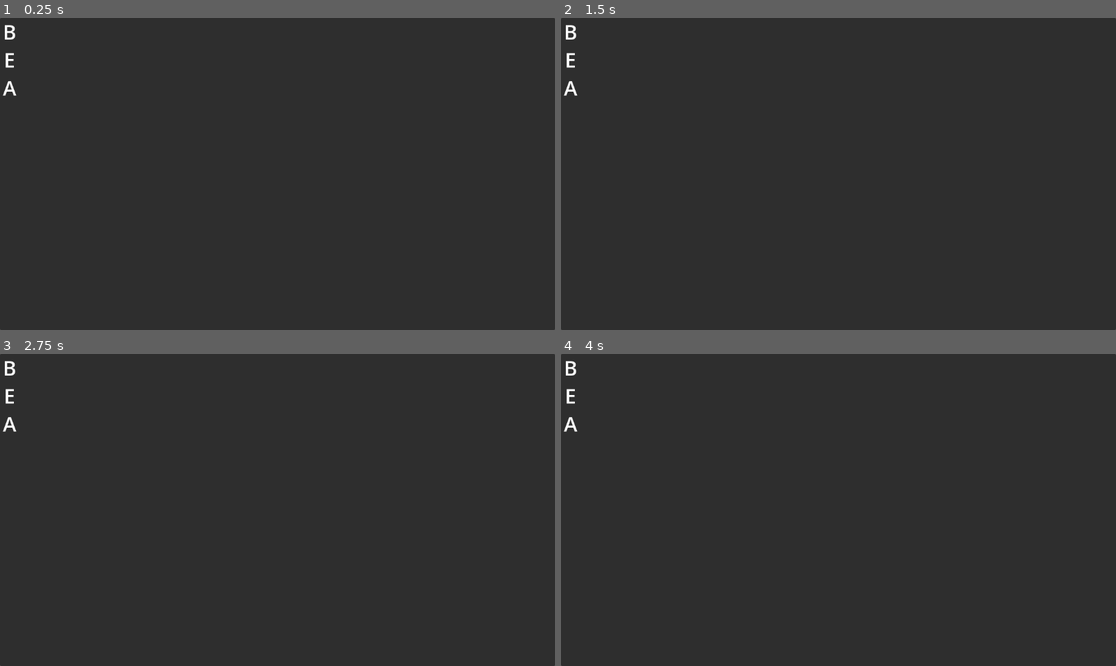
Above: before the commit, frames 1-4 (two rows, left to right).
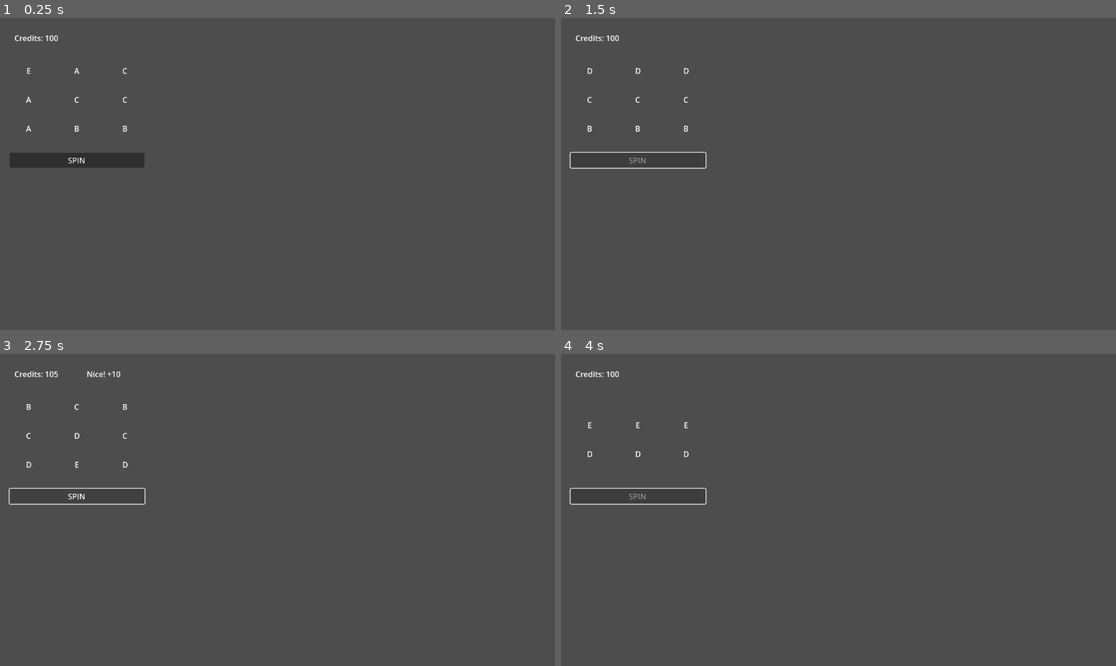
Above: after the commit, the same moments.

Repository: dimitrios-git/slotmachine
Game: Godot game, scene res://main.tscn
Two runs of this game, one before a commit and one after it. Both use one fixed random seed, a clock stepped at 60 frames per second and the inputs below. Before the commit the project starts from res://reel.tscn.
Inputs (mouse positions are in pixels of both pictures, inside the frame that each line leads up to):
- Up to frame 1 (0.25 s): no input
- Up to frame 2 (1.5 s): click (638, 161) at 0.5 s, where only the run after the commit has a clickable "SPIN"; click (638, 161) at 1.25 s, where only the run after the commit has a clickable "SPIN"
- Up to frame 3 (2.75 s): click (77, 497) at 2 s, where only the run after the commit has a clickable "SPIN"
- Up to frame 4 (4 s): tap Enter at 3.5 s

The runs differ from the first frame. In frame 1, 99% of the frame differs, in the area x 0-100%, y 0-100%; in frame 2, 99%; in frame 3, 99%; in frame 4, 99%.

Commit message:
feat: replace scrolling strip with professional infinite reel system
- Rebuilt Reel.tscn using 3-row reusable symbol architecture
- Implemented casino-grade infinite reel logic (Row0/Row1/Row2)
- Removed old long-strip scrolling code and snapping system
- Added continuous downward movement with recycling rows
- Added slowdown phase and precise center alignment
- Ensures no empty gaps, perfect stops, and clean animation
- Prepared structure for replacing letters with image symbols

This establishes a production-ready foundation for full slot machine behavior.

Diff:
--- a/project.godot
+++ b/project.godot
@@ -11,7 +11,7 @@
 [application]
 
 config/name="slotmachine"
-run/main_scene="uid://dr8ueyfu2v4ly"
+run/main_scene="uid://7u2ie6actdx5"
 config/features=PackedStringArray("4.5", "GL Compatibility")
 config/icon="res://icon.svg"
 
--- a/reel.gd
+++ b/reel.gd
@@ -1,45 +1,95 @@
 extends Control
 
-signal spin_finished(final_symbol: String)
+signal spin_finished(symbol: String)
 
-var symbols: Array[String] = ["A", "B", "C", "D", "E"]
+const SYMBOLS: Array[String] = ["A", "B", "C", "D", "E"]
+const ROW_HEIGHT: float = 60.0
+const SPIN_SPEED: float = 900.0   # px/sec
+const SLOWDOWN_DISTANCE: float = 240.0   # when to start slowing down
+const FINAL_STOP_OFFSET: float = 60.0    # how far we go after slowdown
+
+@onready var container: Control = $Container
+@onready var rows := [
+	$Container/Row0,
+	$Container/Row1,
+	$Container/Row2
+]
+
 var spinning := false
-
-@onready var rows: VBoxContainer = $Frame/Rows
+var target_symbol: String = ""
+var symbol_index := 0
 
 func _ready():
-	set_random_symbols()
+	randomize()
+	# assign random starting symbols
+	for r in rows:
+		r.text = SYMBOLS[randi() % SYMBOLS.size()]
 
-func set_random_symbols():
-	for child in rows.get_children():
-		if child is Label:
-			child.text = symbols[randi() % symbols.size()]
-
-func get_center_symbol() -> String:
-	var child := rows.get_child(1)
-	return child.text if child is Label else ""
 
 func spin():
 	if spinning:
 		return
 
 	spinning = true
+	target_symbol = SYMBOLS[randi() % SYMBOLS.size()]
 
-	var flicker_count := 8
-	var flicker_delay := 0.03  # fast flicker
+	# run the spinning in a coroutine
+	_run_spin()
 
-	_do_flicker(flicker_count, flicker_delay)
 
-func _do_flicker(count: int, delay: float):
-	if count <= 0:
-		# Done flickering, pick final result
-		set_random_symbols()
-		spinning = false
-		emit_signal("spin_finished", get_center_symbol())
-		return
+func _run_spin() -> void:
+	var distance_spun := 0.0
 
-	set_random_symbols()
+	while distance_spun < SLOWDOWN_DISTANCE:
+		var delta := get_process_delta_time()
+		_move_rows(SPIN_SPEED * delta)
+		distance_spun += SPIN_SPEED * delta
+		await get_tree().process_frame
 
-	var timer := get_tree().create_timer(delay)
-	timer.timeout.connect(func():
-		_do_flicker(count - 1, delay))
+	# Slow down
+	var slow_speed := SPIN_SPEED / 4.0
+	var remaining := FINAL_STOP_OFFSET
+
+	while remaining > 0:
+		var delta := get_process_delta_time()
+		var step := slow_speed * delta
+		_move_rows(step)
+		remaining -= step
+		await get_tree().process_frame
+
+	# snap nearest symbol into center
+	_force_center_symbol(target_symbol)
+
+	spinning = false
+	emit_signal("spin_finished", target_symbol)
+
+
+func _move_rows(distance: float) -> void:
+	# move all rows downward
+	for r in rows:
+		r.position.y += distance
+
+	# recycle rows going outside bottom
+	for r in rows:
+		if r.position.y >= ROW_HEIGHT * 3:
+			r.position.y -= ROW_HEIGHT * 3
+			# Assign new random symbol
+			symbol_index = (symbol_index + 1) % SYMBOLS.size()
+			r.text = SYMBOLS[symbol_index]
+
+
+func _force_center_symbol(symbol: String) -> void:
+	# Assign exactly 3 rows:
+	# above, center, below
+	var idx := SYMBOLS.find(symbol)
+	var above := SYMBOLS[(idx - 1 + SYMBOLS.size()) % SYMBOLS.size()]
+	var below := SYMBOLS[(idx + 1) % SYMBOLS.size()]
+
+	rows[0].text = above
+	rows[1].text = symbol   # center row
+	rows[2].text = below
+
+	# Set perfect row positions
+	rows[0].position.y = 0
+	rows[1].position.y = ROW_HEIGHT
+	rows[2].position.y = ROW_HEIGHT * 2
--- a/reel.tscn
+++ b/reel.tscn
@@ -12,7 +12,8 @@
 grow_vertical = 2
 script = ExtResource("1_yu7nf")
 
-[node name="Frame" type="Panel" parent="."]
+[node name="Container" type="Control" parent="."]
+clip_contents = true
 layout_mode = 1
 anchors_preset = 15
 anchor_right = 1.0
@@ -20,30 +21,25 @@
 grow_horizontal = 2
 grow_vertical = 2
 
-[node name="Rows" type="VBoxContainer" parent="Frame"]
+[node name="Row0" type="Label" parent="Container"]
 layout_mode = 0
-offset_right = 40.0
-offset_bottom = 135.0
-theme_override_constants/separation = 0
-alignment = 1
-
-[node name="Row0" type="Label" parent="Frame/Rows"]
-layout_mode = 2
-theme_override_font_sizes/font_size = 42
-text = "A"
+offset_right = 80.0
+offset_bottom = 60.0
 horizontal_alignment = 1
 vertical_alignment = 1
 
-[node name="Row1" type="Label" parent="Frame/Rows"]
-layout_mode = 2
-theme_override_font_sizes/font_size = 42
-text = "B"
+[node name="Row1" type="Label" parent="Container"]
+layout_mode = 0
+offset_top = 60.0
+offset_right = 80.0
+offset_bottom = 120.0
 horizontal_alignment = 1
 vertical_alignment = 1
 
-[node name="Row2" type="Label" parent="Frame/Rows"]
-layout_mode = 2
-theme_override_font_sizes/font_size = 42
-text = "C"
+[node name="Row2" type="Label" parent="Container"]
+layout_mode = 0
+offset_top = 120.0
+offset_right = 80.0
+offset_bottom = 180.0
 horizontal_alignment = 1
 vertical_alignment = 1
--- /dev/null
+++ b/symbol.tscn
@@ -0,0 +1,9 @@
+[gd_scene format=3 uid="uid://kdtgcjslspcn"]
+
+[node name="Symbol" type="Label"]
+custom_minimum_size = Vector2(80, 60)
+offset_right = 40.0
+offset_bottom = 23.0
+theme_override_font_sizes/font_size = 32
+horizontal_alignment = 1
+vertical_alignment = 1
